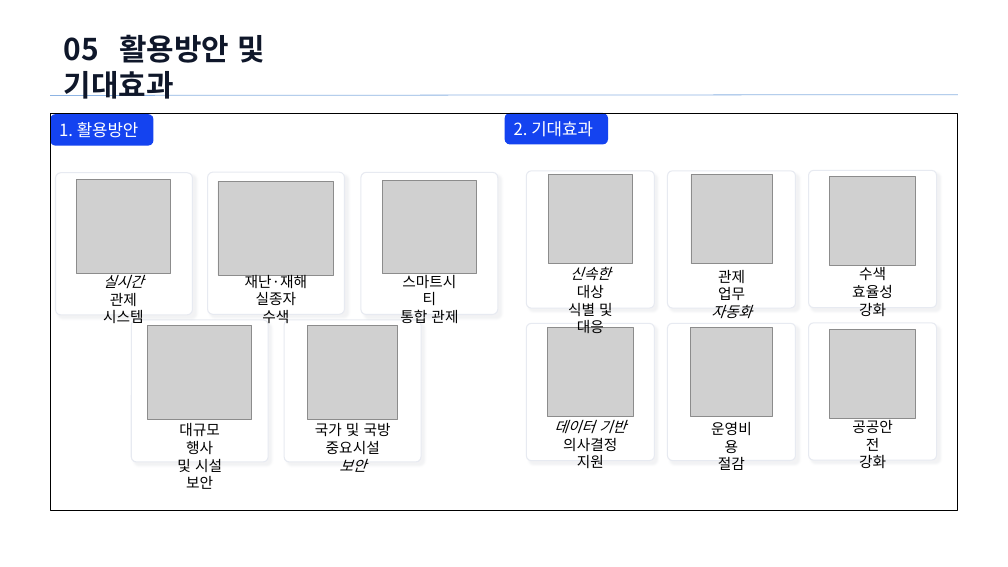
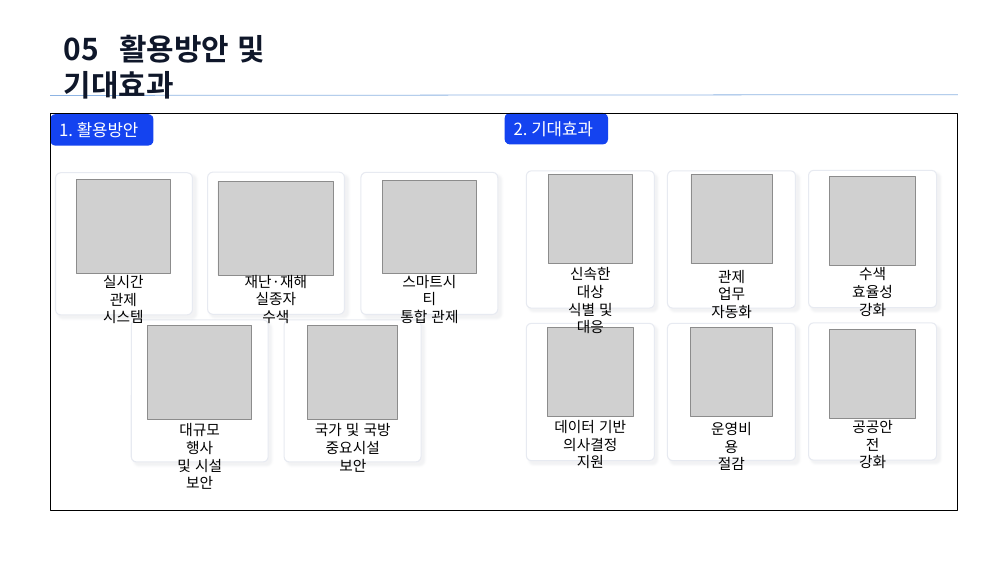
Before and after one commit to ho8566z/pjt_first, a slide deck: slide 1 of ppt, excel/26.07.15 ppt/발표자료(활용방안 및 기대효과).pptx. Drawn at 1008x567 pixels with LibreOffice and Linux fonts; fonts in the diff are those of the drawing; grey boxes stand for pictures; background and template pictures are left out. Boxes give left, top, right and bottom in pixels: in the first picture for what was removed or moved away, otherwise in the second. Text is boxed around its words. In the diff, an @@ line names an element or a change of style, - is before the commit and + after.

```diff
--- a/ppt, excel/26.07.15 ppt/발표자료(활용방안 및 기대효과).pptx
+++ b/ppt, excel/26.07.15 ppt/발표자료(활용방안 및 기대효과).pptx
@@ text at <box>570,267,611,298</box>: italic off in "신속한" @@
@@ text at <box>103,273,144,306</box>: italic off in "실시간" @@
@@ text at <box>711,305,752,318</box>: italic off in "자동화" @@
@@ text at <box>326,441,380,472</box>: italic off in "보안" @@
@@ text at <box>554,420,626,433</box>: italic off in "데이터 기반" @@
```
Also in this commit, not shown: 21 other files.
